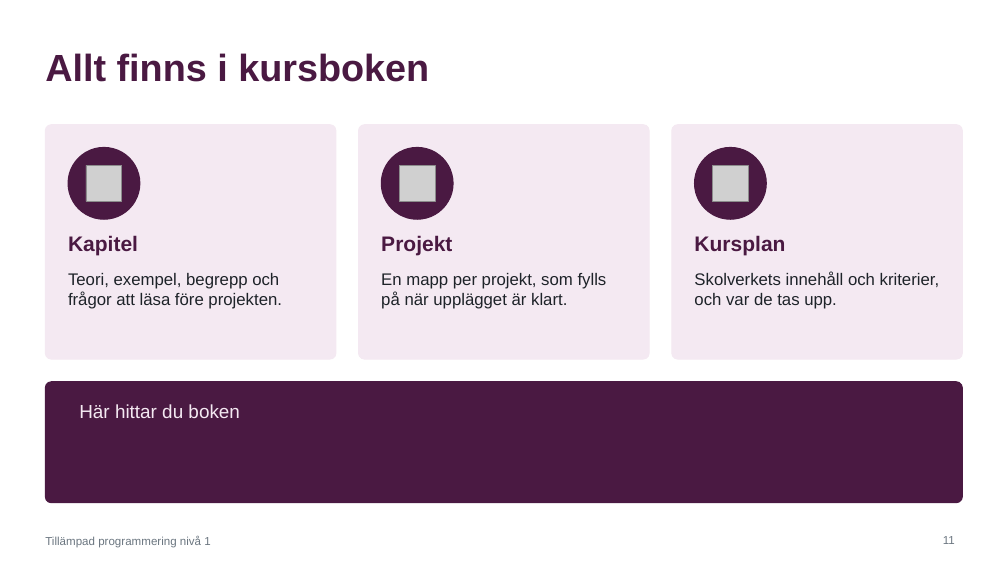
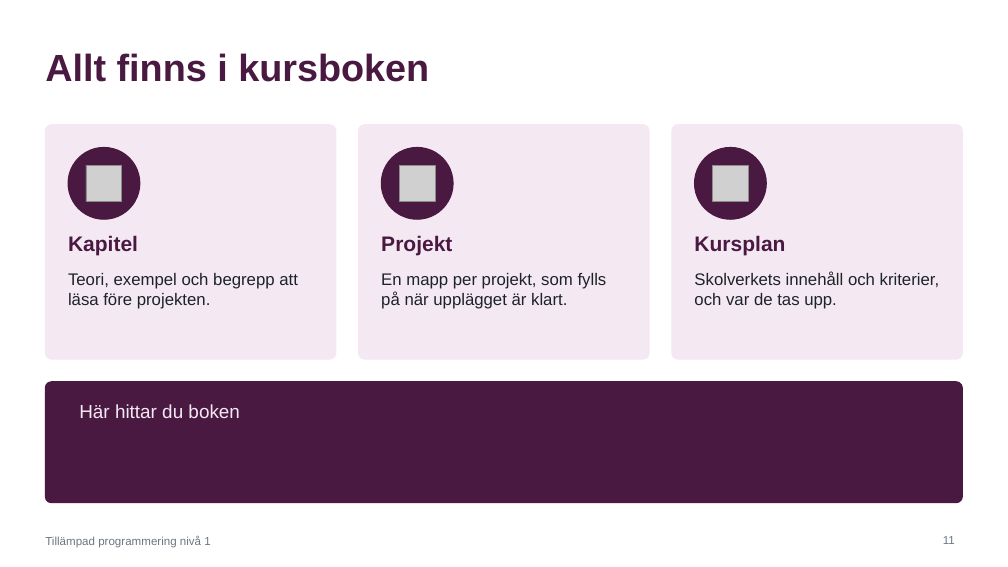
Before and after one commit to abbindustrigymnasium/tillampad-programmering1, a slide deck: slide 11 of Tillämpad programmering 1 - Kurspresentation.pptx. Drawn at 1008x567 pixels with LibreOffice and Linux fonts; fonts in the diff are those of the drawing; grey boxes stand for pictures. Boxes give left, top, right and bottom in pixels: in the first picture for what was removed or moved away, otherwise in the second. Text is boxed around its words. In the diff, an @@ line names an element or a change of style, - is before the commit and + after.

```diff
--- a/Tillämpad programmering 1 - Kurspresentation.pptx
+++ b/Tillämpad programmering 1 - Kurspresentation.pptx
@@ text at (68, 273, 298, 309): text changed @@
-Teori, exempel, begrepp och frågor att läsa före projekten.
+Teori, exempel och begrepp att läsa före projekten.
```
Also in this commit, not shown: 11 other files.
